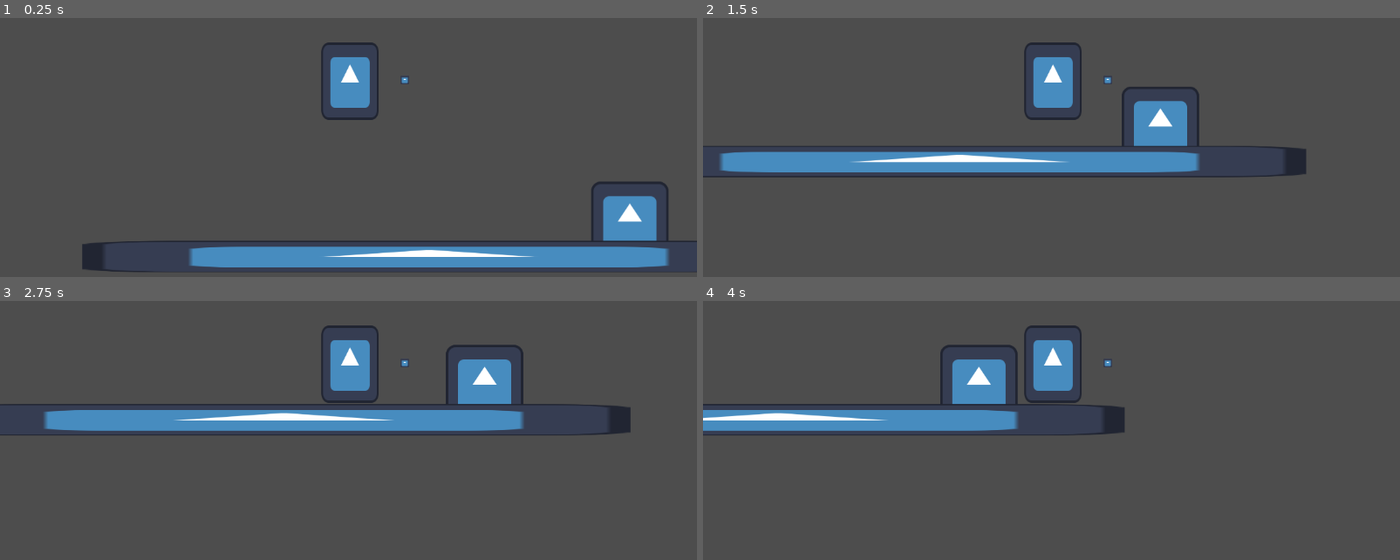
Above: before the commit, frames 1-4 (two rows, left to right).
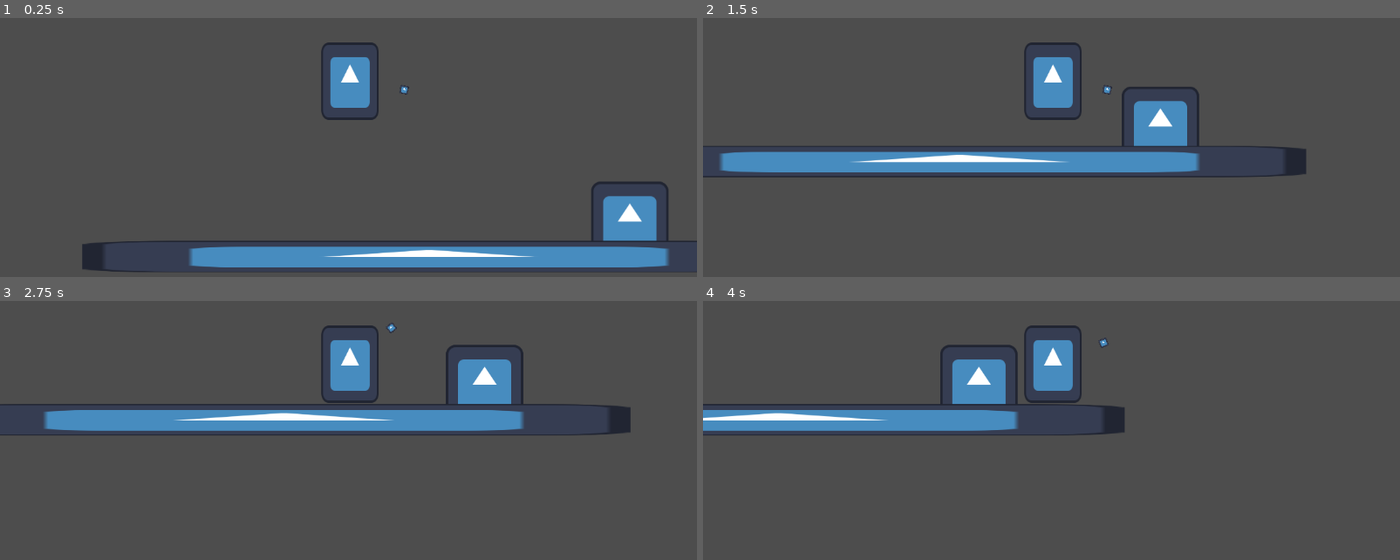
Above: after the commit, the same moments.

Repository: SikK19/AwayGame
Game: Godot game, scene res://character_test_enviroment.tscn
Two runs of this game, one before a commit and one after it. Both use one fixed random seed, a clock stepped at 60 frames per second and the inputs below. The project has no main scene, so this scene is started directly. The engine's default icon, where the game draws it, is replaced by a stand-in: a white triangle on a blue panel in a dark square.
Inputs:
- Up to frame 1 (0.25 s): no input
- Up to frame 2 (1.5 s): hold Space (throw) 0.53-1.28 s; hold D (right) from 0.53 s (still down); tap E (interact) at 0.6 s; tap W (jump) at 0.77 s; tap Space (throw) at 1.35 s
- Up to frame 3 (2.75 s): tap W (jump) at 1.52 s; tap E (interact) at 1.55, 2.1 s; release D (right) at 2.03 s; hold A (left) from 2.03 s (still down); hold Space (throw) from 2.03 s (still down)
- Up to frame 4 (4 s): release A (left) at 2.78 s; release Space (throw) at 2.78 s; hold D (right) from 2.78 s (still down); tap Space (throw) at 2.85 s; tap W (jump) at 3.02, 3.77 s; tap E (interact) at 3.05, 3.6 s; hold Space (throw) from 3.53 s (still down)

The runs differ from the first frame. In frame 1, less than 0.1% of the frame differs, in the area x 57-59%, y 22-30%; in frame 2, less than 0.1%; in frame 3, less than 0.1%, in the area x 55-59%, y 8-26%; in frame 4, less than 0.1%.

Commit message:
started throw
started adding the throwing mechaning

Diff:
--- a/human character.gd
+++ b/human character.gd
@@ -31,3 +31,10 @@
 		var a = $"interact box".get_overlapping_areas()
 		if a.size() > 0 and not a.size() >=2:
 			a[0].interact()
+
+
+	if Input.is_action_pressed("throw"):
+		$throwing_arm/AnimationPlayer.play("throw_wobble")
+	if Input.is_action_just_released("throw"):
+		$throwing_arm/AnimationPlayer.stop()
+		print("rock throw")
--- a/human_character.tscn
+++ b/human_character.tscn
@@ -21,6 +21,27 @@
 radius = 52.0
 height = 152.0
 
+[sub_resource type="Animation" id="Animation_novnw"]
+resource_name = "throw_wobble"
+length = 2.0
+tracks/0/type = "value"
+tracks/0/imported = false
+tracks/0/enabled = true
+tracks/0/path = NodePath(".:rotation")
+tracks/0/interp = 1
+tracks/0/loop_wrap = true
+tracks/0/keys = {
+"times": PackedFloat32Array(0, 1, 2),
+"transitions": PackedFloat32Array(1, 1, 1),
+"update": 0,
+"values": [0.174533, -1.0821, 0.174533]
+}
+
+[sub_resource type="AnimationLibrary" id="AnimationLibrary_cntc7"]
+_data = {
+"throw_wobble": SubResource("Animation_novnw")
+}
+
 [node name="human character" type="CharacterBody2D"]
 script = ExtResource("1_vbv80")
 
@@ -41,10 +62,16 @@
 shape = SubResource("CapsuleShape2D_2wfok")
 
 [node name="throwing_arm" type="Node2D" parent="."]
+rotation = 0.174533
 
 [node name="throwing test sprite" type="Sprite2D" parent="throwing_arm"]
 position = Vector2(93, -2)
 scale = Vector2(0.109375, 0.109375)
 texture = ExtResource("2_0n20t")
 
+[node name="AnimationPlayer" type="AnimationPlayer" parent="throwing_arm"]
+libraries = {
+"": SubResource("AnimationLibrary_cntc7")
+}
+
 [node name="Camera2D" type="Camera2D" parent="."]
--- a/interactable.tscn
+++ b/interactable.tscn
@@ -6,7 +6,7 @@
 radius = 52.0865
 
 [node name="interactable" type="Area2D"]
-collision_layer = 4
+collision_layer = 8
 collision_mask = 0
 script = ExtResource("1_okl61")
 
--- /dev/null
+++ b/rock_projectile.gd
@@ -0,0 +1,18 @@
+extends RigidBody2D
+
+# Called every frame. 'delta' is the elapsed time since the previous frame.
+func _process(delta):
+	pass
+
+
+func _on_hitbox_area_entered(area):
+	area.interact()
+
+
+func _on_sleeping_state_changed():
+	if (sleeping):
+		$despawnTimer.start()
+
+
+func _on_despawn_timer_timeout():
+	self.queue_free()
--- /dev/null
+++ b/rock_projectile.tscn
@@ -0,0 +1,35 @@
+[gd_scene load_steps=5 format=3 uid="uid://b0h05fq00hfnd"]
+
+[ext_resource type="Script" path="res://rock_projectile.gd" id="1_tmy48"]
+[ext_resource type="Texture2D" uid="uid://cfpke4wwpd2l4" path="res://icon.svg" id="2_qjtrc"]
+
+[sub_resource type="CircleShape2D" id="CircleShape2D_7d0r7"]
+
+[sub_resource type="CircleShape2D" id="CircleShape2D_yu6dn"]
+
+[node name="rock_projectile" type="RigidBody2D"]
+collision_layer = 0
+script = ExtResource("1_tmy48")
+
+[node name="rock_world_collision" type="CollisionShape2D" parent="."]
+shape = SubResource("CircleShape2D_7d0r7")
+
+[node name="Sprite2D" type="Sprite2D" parent="."]
+position = Vector2(-2.38419e-07, 2.38419e-07)
+scale = Vector2(0.109375, 0.140625)
+texture = ExtResource("2_qjtrc")
+
+[node name="hitbox" type="Area2D" parent="."]
+collision_layer = 0
+collision_mask = 8
+
+[node name="hitbox_shape" type="CollisionShape2D" parent="hitbox"]
+shape = SubResource("CircleShape2D_yu6dn")
+
+[node name="despawnTimer" type="Timer" parent="."]
+wait_time = 4.5
+one_shot = true
+
+[connection signal="sleeping_state_changed" from="." to="." method="_on_sleeping_state_changed"]
+[connection signal="area_entered" from="hitbox" to="." method="_on_hitbox_area_entered"]
+[connection signal="timeout" from="despawnTimer" to="." method="_on_despawn_timer_timeout"]
Not shown: 1 places in human_character.tscn that only renumber resources
